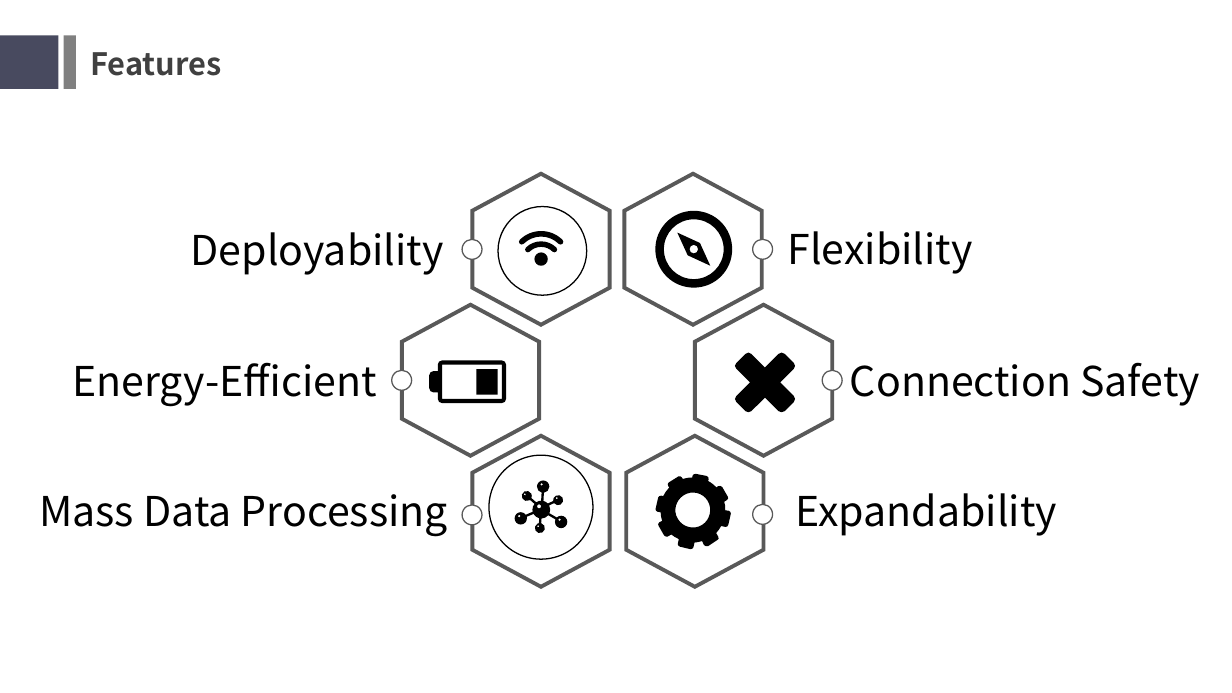
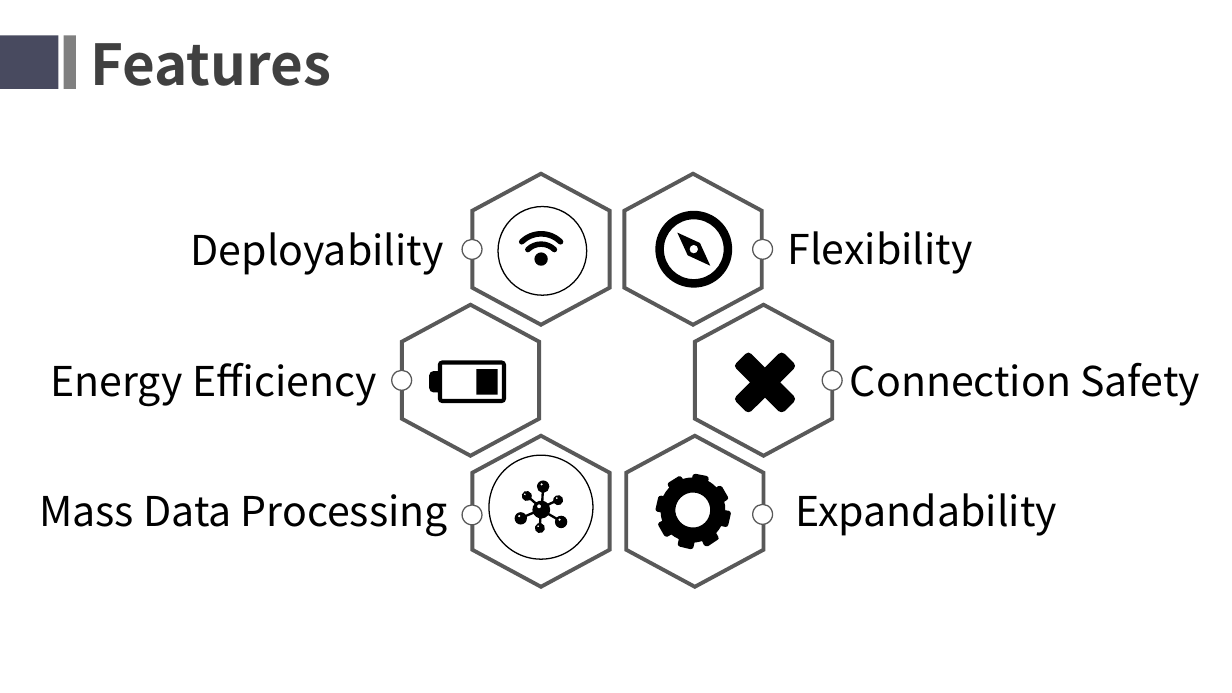
Before and after one commit to YilunAllenChen/Cecropia, a slide deck: slide 7 of Manual/Cecropia.pptx. Drawn at 1232x693 pixels with LibreOffice and Linux fonts; fonts in the diff are those of the drawing; background and template pictures are left out. Boxes give left, top, right and bottom in pixels: in the first picture for what was removed or moved away, otherwise in the second. Text is boxed around its words. In the diff, an @@ line names an element or a change of style, - is before the commit and + after.

```diff
--- a/Manual/Cecropia.pptx
+++ b/Manual/Cecropia.pptx
@@ text "Features": place and size @@
-text "Features" at <box>90,52,221,76</box>
+text "Features" at <box>90,43,331,86</box>
@@ text "Features" at <box>90,43,331,86</box>: size 24 to 44 pt @@
@@ text at <box>50,362,377,407</box>: text changed @@
-Energy-Efficient
+Energy Efficiency
```
Also in this commit, not shown: 4 other slides changed, 1 slide added, 1 slide removed, 2 other files.
